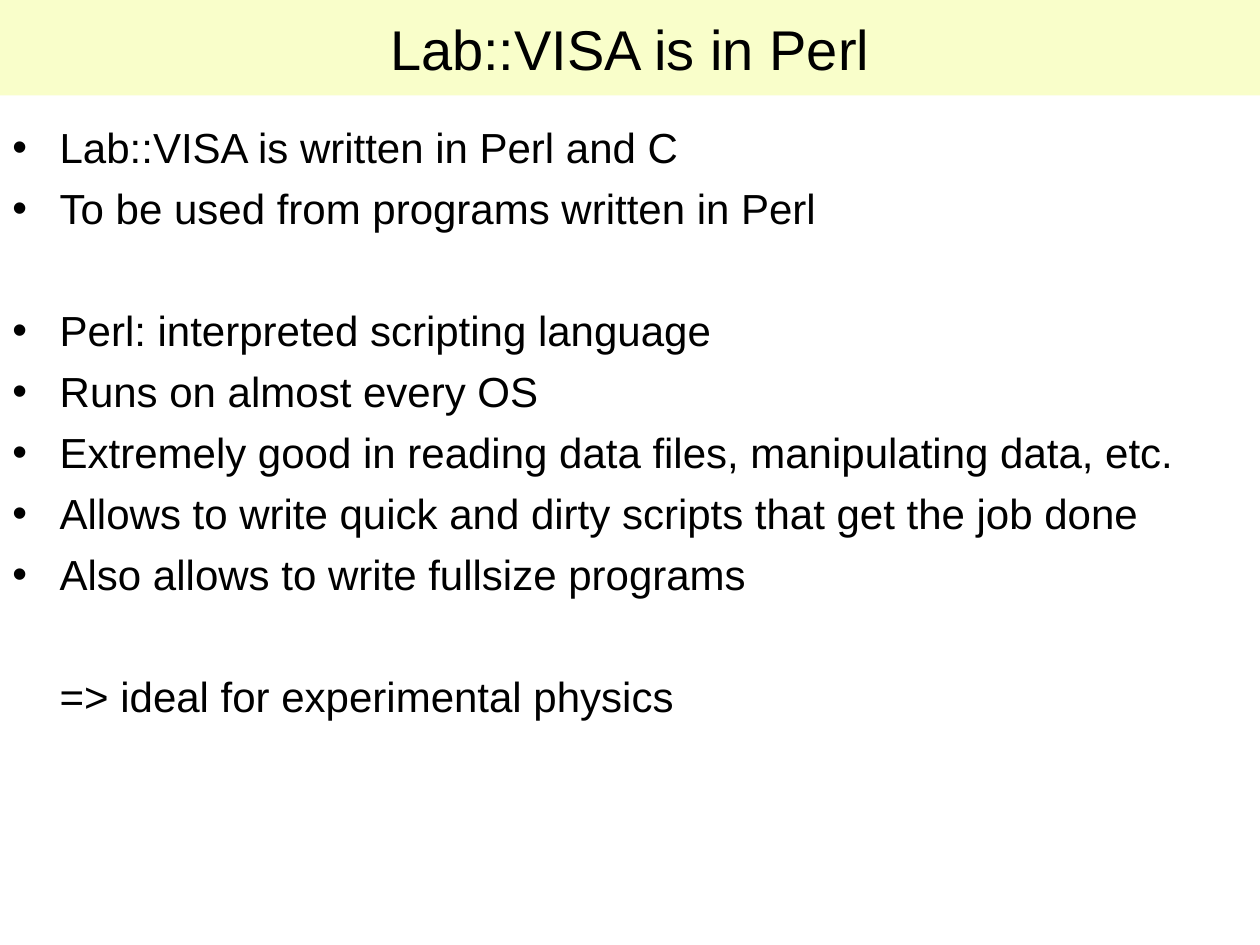
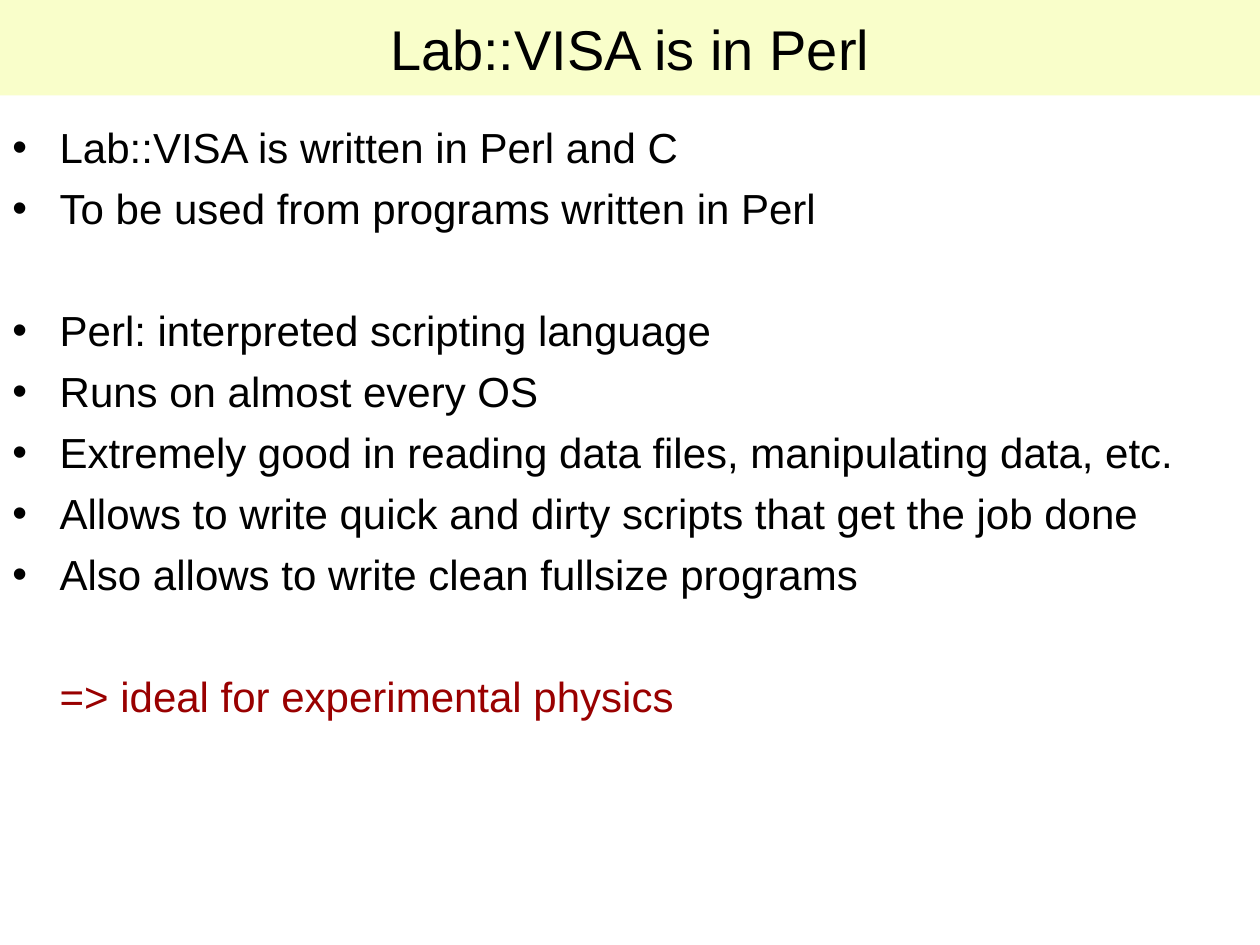
Before and after one commit to lab-measurement/Lab-Measurement, a slide deck: slide 5 of VISA/Tutorial/Talk/Lab-VISA.ppt. Drawn at 1260x945 pixels with LibreOffice and Linux fonts; fonts in the diff are those of the drawing. Boxes give left, top, right and bottom in pixels: in the first picture for what was removed or moved away, otherwise in the second. Text is boxed around its words. In the diff, an @@ line names an element or a change of style, - is before the commit and + after.

```diff
--- a/VISA/Tutorial/Talk/Lab-VISA.ppt
+++ b/VISA/Tutorial/Talk/Lab-VISA.ppt
@@ text at (60, 559, 857, 598): text changed @@
-• Also allows to write fullsize programs
+• Also allows to write clean fullsize programs
@@ text at (120, 681, 673, 720): text colour #000000 to #990000 in "=> ideal for experimental physics" @@
```
Also in this commit, not shown: 5 other slides changed, 1 slide added, 1 other file.
